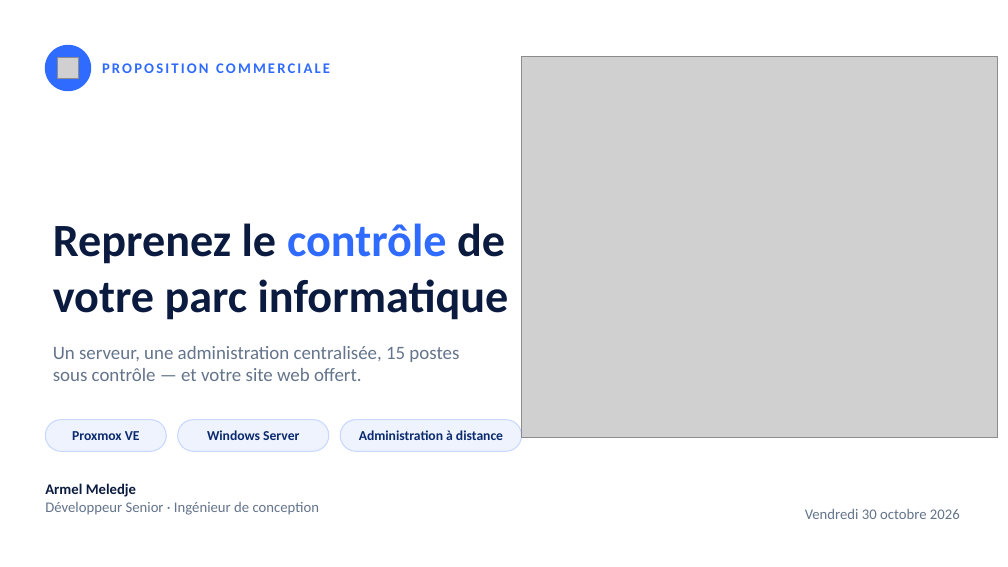
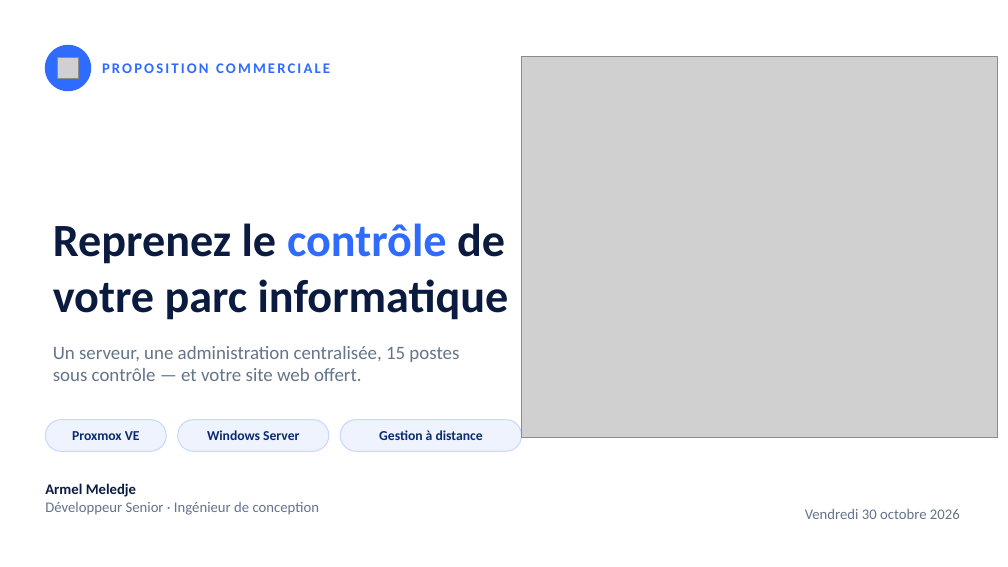
Before and after one commit to meledjearmel/others-documents, a slide deck: slide 1 of proposition-serveur/Proposition_Serveur_Proxmox_WindowsServer.pptx. Drawn at 1008x567 pixels with LibreOffice and Linux fonts; fonts in the diff are those of the drawing; grey boxes stand for pictures; background and template pictures are left out. Boxes give left, top, right and bottom in pixels: in the first picture for what was removed or moved away, otherwise in the second. Text is boxed around its words. In the diff, an @@ line names an element or a change of style, - is before the commit and + after.

```diff
--- a/proposition-serveur/Proposition_Serveur_Proxmox_WindowsServer.pptx
+++ b/proposition-serveur/Proposition_Serveur_Proxmox_WindowsServer.pptx
@@ text at [379,430,483,440]: text changed @@
-Administration à distance
+Gestion à distance
```
Also in this commit, not shown: 12 other slides changed, 1 slide added, 1 other file.
